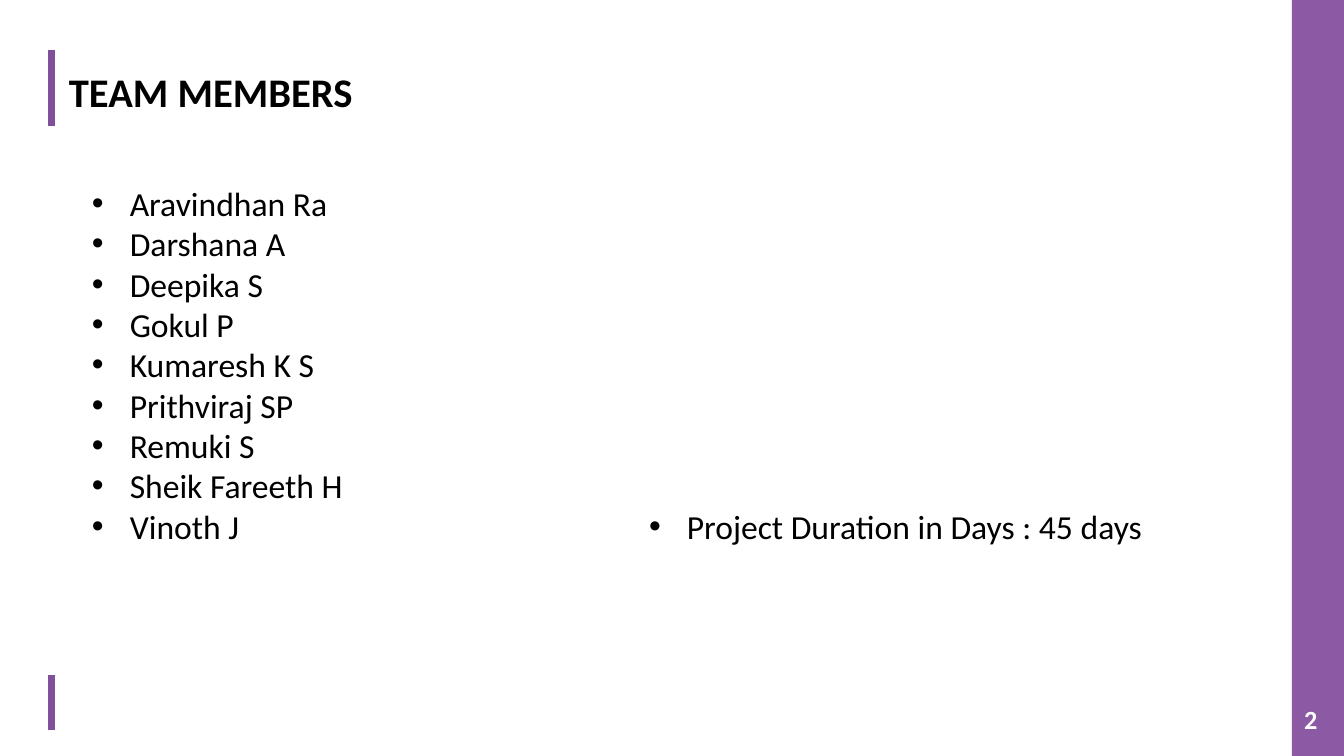
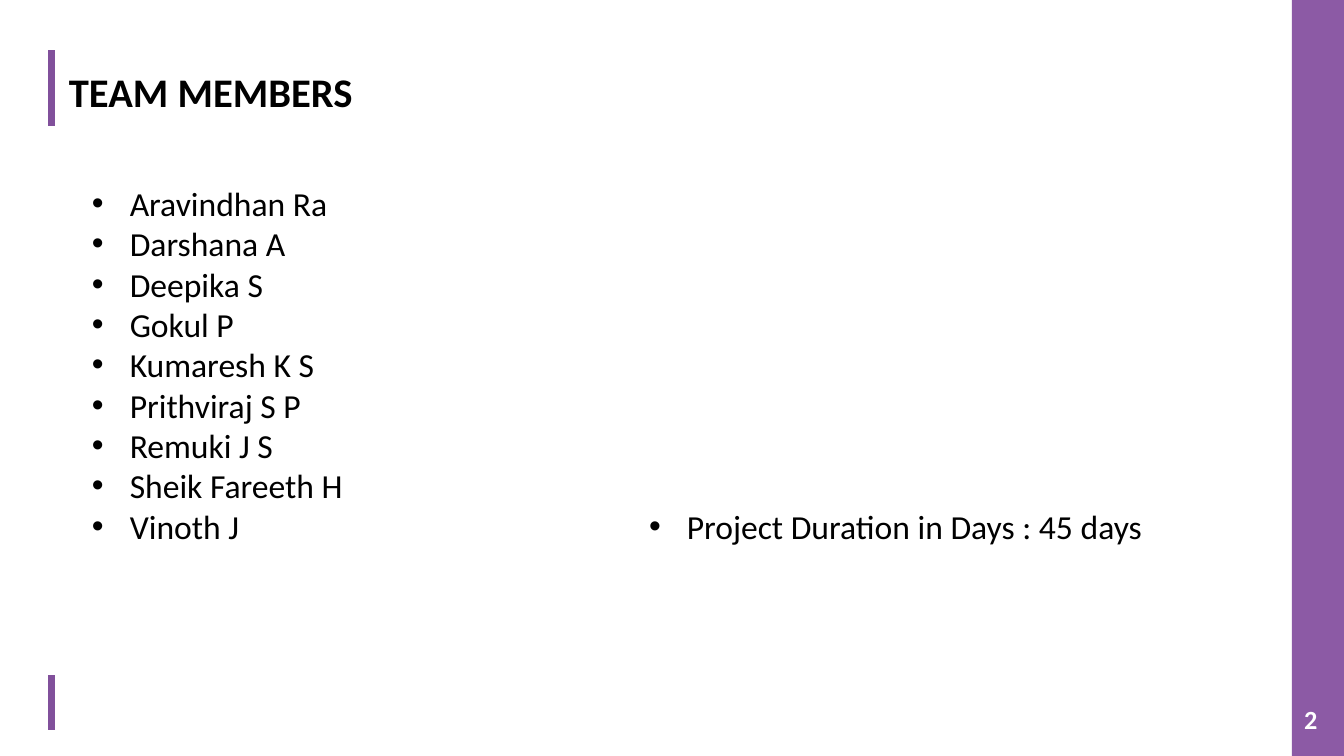
Before and after one commit to TeamAlpha01/Project, a slide deck: slide 2 of Demo PPT/IMS PPT.pptx. Drawn at 1344x756 pixels with LibreOffice and Linux fonts; fonts in the diff are those of the drawing; background and template pictures are left out. Boxes give left, top, right and bottom in pixels: in the first picture for what was removed or moved away, otherwise in the second. Text is boxed around its words. In the diff, an @@ line names an element or a change of style, - is before the commit and + after.

```diff
--- a/Demo PPT/IMS PPT.pptx
+++ b/Demo PPT/IMS PPT.pptx
@@ text at bbox=[130, 394, 300, 459]: text changed @@
-• Prithviraj SP
-• Remuki S
+• Prithviraj S P
+• Remuki J S
```
Also in this commit, not shown: 2 other slides changed.
